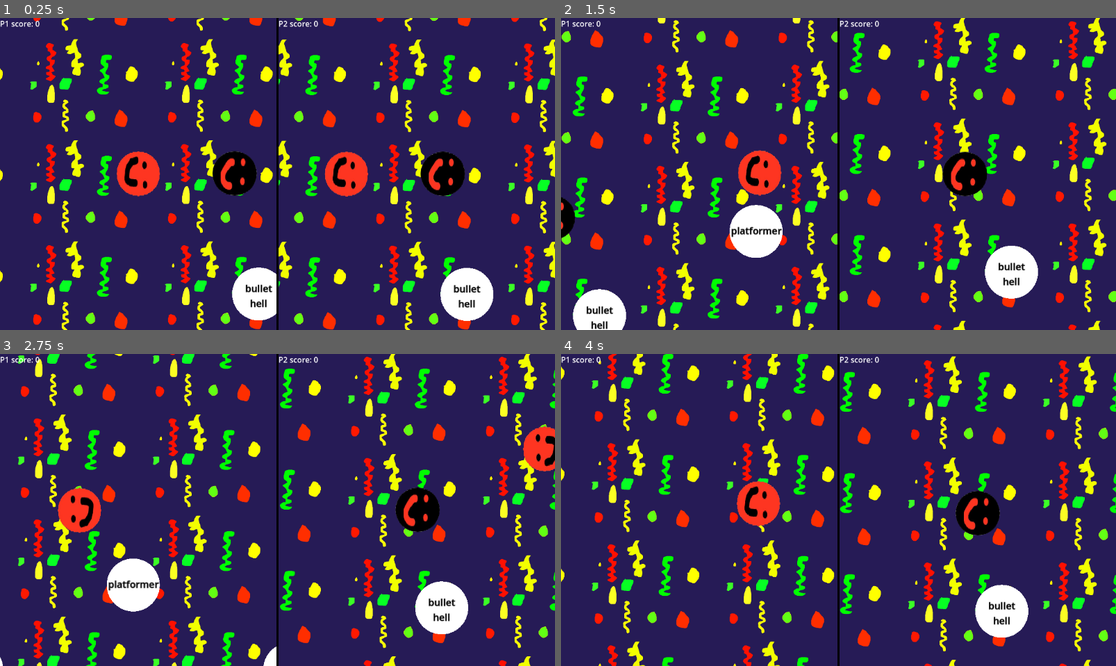
Above: before the commit, frames 1-4 (two rows, left to right).
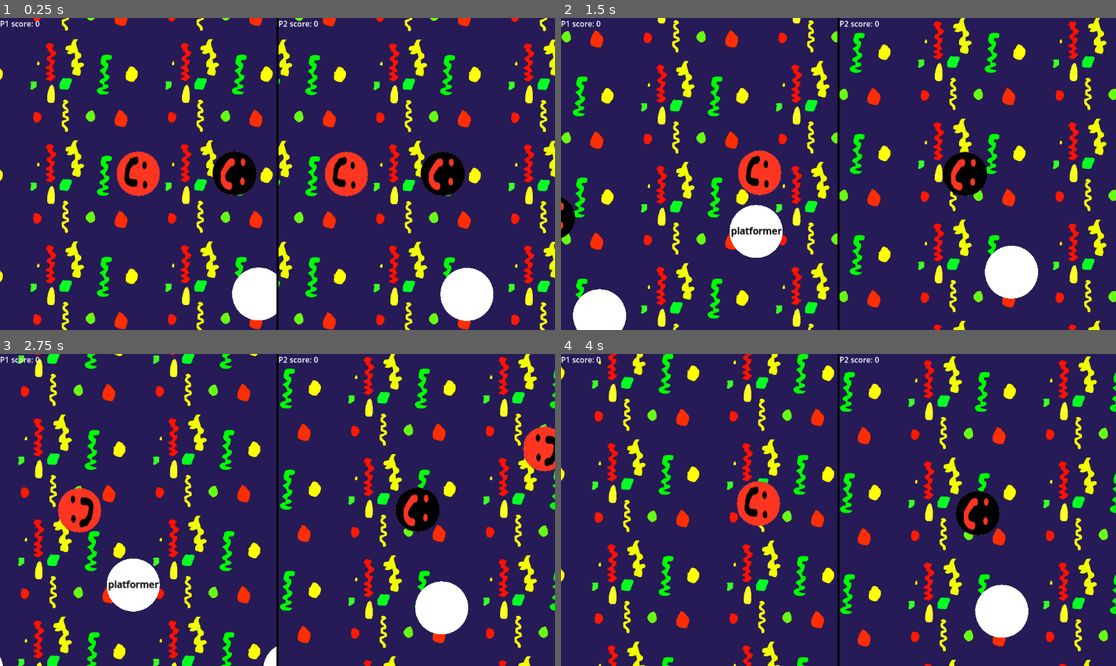
Above: after the commit, the same moments.

Repository: real-chicken-master/GDD112TempName
Game: Godot game, scene res://UI/splitscreen.tscn
Same seed, same stepped clock (60 frames per second), same inputs: the game is played once before the commit and once after it.
Inputs:
- Up to frame 1 (0.25 s): no input
- Up to frame 2 (1.5 s): hold D (right1) from 0.53 s (still down); tap Down (down2) at 0.6 s; tap W (up1) at 0.77 s; tap Left (left2) at 1.35 s
- Up to frame 3 (2.75 s): tap W (up1) at 1.52 s; release D (right1) at 2.03 s; hold A (left1) from 2.03 s (still down); tap Right (right2) at 2.1 s
- Up to frame 4 (4 s): release A (left1) at 2.78 s; hold D (right1) from 2.78 s (still down); tap Up (up2) at 2.85 s; tap W (up1) at 3.02, 3.77 s; tap Down (down2) at 3.6 s

The runs differ from the first frame. In frame 1, 0.3% of the frame differs, in the area x 44-87%, y 85-93%; in frame 2, 0.3%; in frame 3, 0.1%; in frame 4, 0.1%.

Commit message:
comments on what stuff does

Diff:
--- a/Minigames/platformer/platformer.gd
+++ b/Minigames/platformer/platformer.gd
@@ -1,15 +1,14 @@
 extends Node2D
 
-var hitcounter = 0
+#var hitcounter = 0
 
+#set player movement mode to platformer mode and the spawn possition in the minigame.
 func _ready():
 	for players in get_tree().get_nodes_in_group("player"):
 		players.movemode = "platformer"
 		players.global_position = Vector2(0,0)
 
 
-func _process(_delta):
-	pass
 
 #each time a spike is entered by a player a point is gained, who ever gets to the end with the least points wins.
 func _on_body_entered(body):
--- a/Minigames/platformer/platformer_win.gd
+++ b/Minigames/platformer/platformer_win.gd
@@ -3,27 +3,26 @@
 
 
 
-
+#makes it so player 1 and 2 finished is set to false and when the win point body is entered it checks the player name and sets the players win bool to true.
 var player_1_finished: bool = false
 var player_2_finished: bool = false
 func _on_body_entered(body):
 	if body.name == "player2":
 		player_2_finished = true
-		print ("player 2 enter")
 
 	if body.name == "player1":
 		player_1_finished = true
-		print ("player 1 enter")
-	print (body)
+
+	#when player 1 and 2 finished is set to true it checks in a global who has the lower score (times hit) and gives them a point in the score.
 	if player_1_finished and player_2_finished:
-		print (Globals.player_1_hit)
-		print (Globals.player_2_hit)
+
 		if Globals.player_1_hit > Globals.player_2_hit: label.text = "p2 win!"
 		if Globals.player_1_hit > Globals.player_2_hit:Globals.p2_Score += 1
 		if Globals.player_2_hit > Globals.player_1_hit: label.text = "p1 win!"
 		if Globals.player_2_hit > Globals.player_1_hit:Globals.p1_Score += 1
 		if Globals.player_2_hit == Globals.player_1_hit: label.text = "TIE!"
 
+		#sends players back to lobby after the score point is given (also resets the platformer score to 0).
 		await get_tree().create_timer(2).timeout
 		Globals.player_1_hit = 0
 		Globals.player_2_hit = 0
--- a/lobby/minigame_1.tscn
+++ b/lobby/minigame_1.tscn
@@ -1,7 +1,6 @@
-[gd_scene load_steps=5 format=3 uid="uid://c6mx5yrnxiiqu"]
+[gd_scene load_steps=4 format=3 uid="uid://c6mx5yrnxiiqu"]
 
 [ext_resource type="Script" path="res://lobby/minigame_1.gd" id="1_ddjle"]
-[ext_resource type="LabelSettings" uid="uid://vvbpbqq237n5" path="res://lobby/change_minigame_label.tres" id="2_84d84"]
 
 [sub_resource type="CircleShape2D" id="CircleShape2D_xm2wb"]
 radius = 55.0364
@@ -21,14 +20,3 @@
 position = Vector2(1.49012e-06, 1.0252e-05)
 scale = Vector2(110.125, 110)
 mesh = SubResource("SphereMesh_761y7")
-
-[node name="Label" type="Label" parent="."]
-offset_left = -42.0
-offset_top = -41.0
-offset_right = 42.0
-offset_bottom = 48.0
-text = "bullet
-hell"
-label_settings = ExtResource("2_84d84")
-horizontal_alignment = 1
-vertical_alignment = 1
